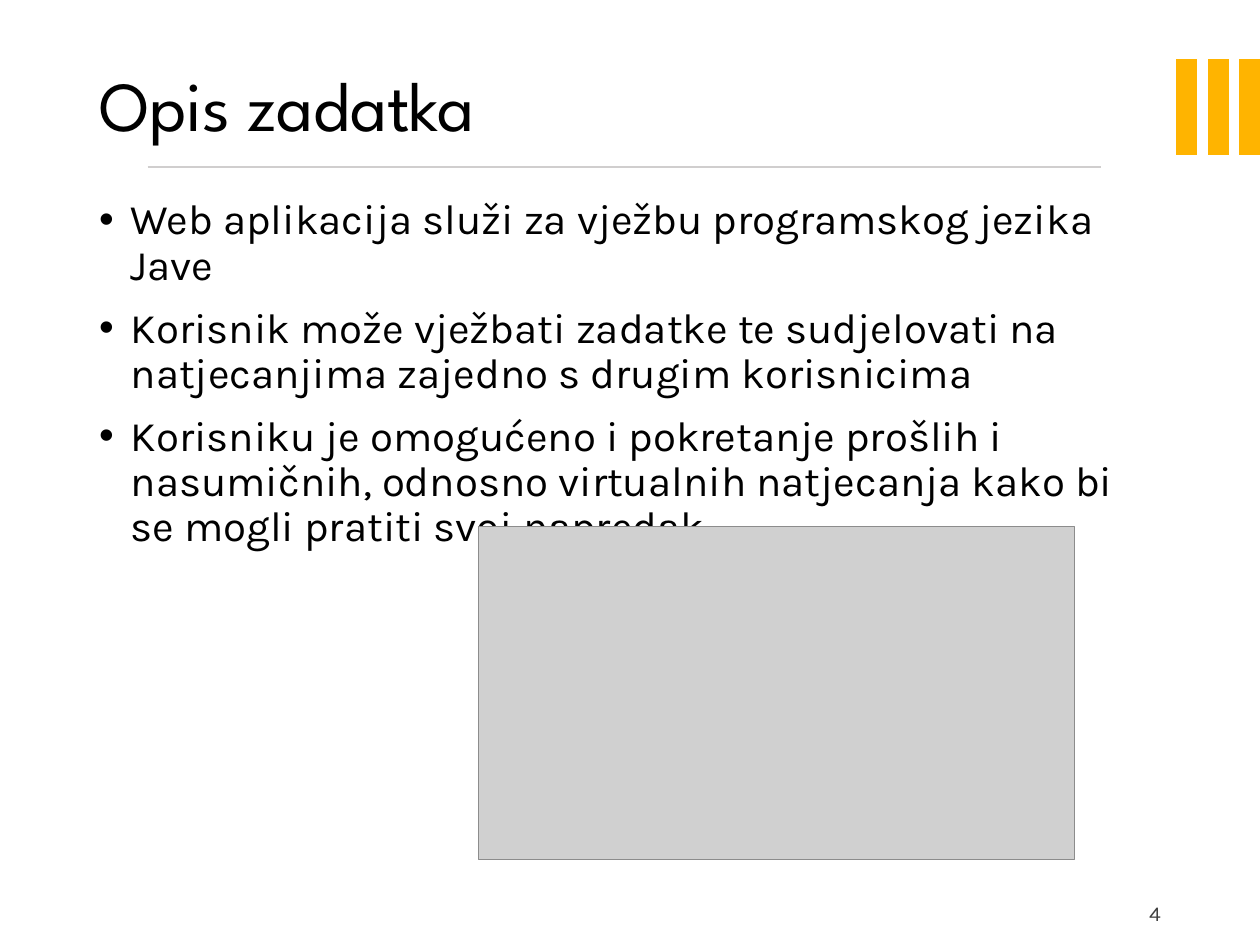
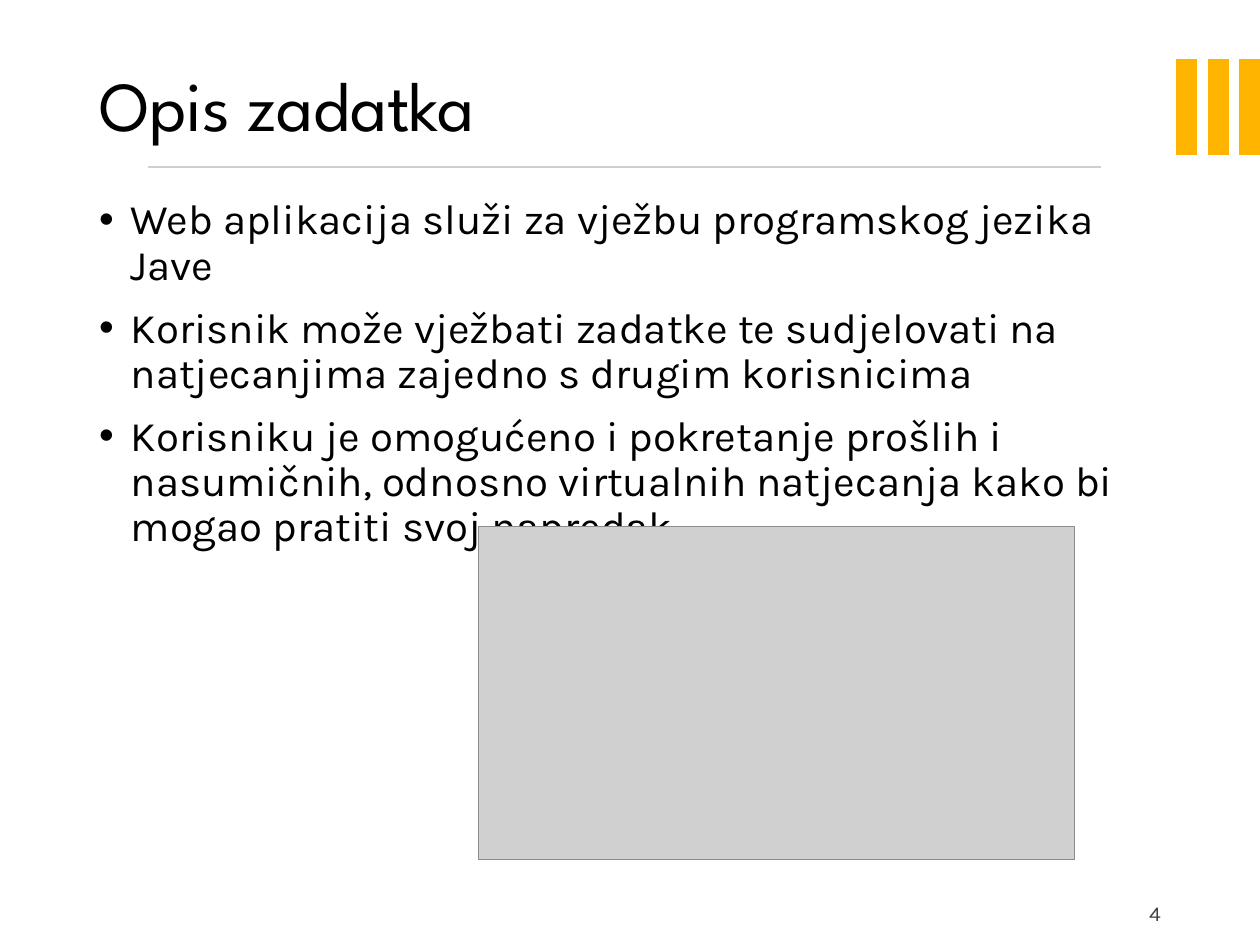
Before and after one commit to filipm55/KoderKolege, a slide deck: slide 4 of BytePit.pptx. Drawn at 1260x945 pixels with LibreOffice and Linux fonts; fonts in the diff are those of the drawing; grey boxes stand for pictures; background and template pictures are left out. Boxes give left, top, right and bottom in pixels: in the first picture for what was removed or moved away, otherwise in the second. Text is boxed around its words. In the diff, an @@ line names an element or a change of style, - is before the commit and + after.

```diff
--- a/BytePit.pptx
+++ b/BytePit.pptx
@@ text at <box>131,419,1112,553</box>: text changed @@
-• Korisniku je omogućeno i pokretanje prošlih i nasumičnih, odnosno virtualnih natjecanja kako bi se mogli pratiti svoj napredak
+• Korisniku je omogućeno i pokretanje prošlih i nasumičnih, odnosno virtualnih natjecanja kako bi mogao pratiti svoj napredak
```
Also in this commit, not shown: 3 other slides changed.
